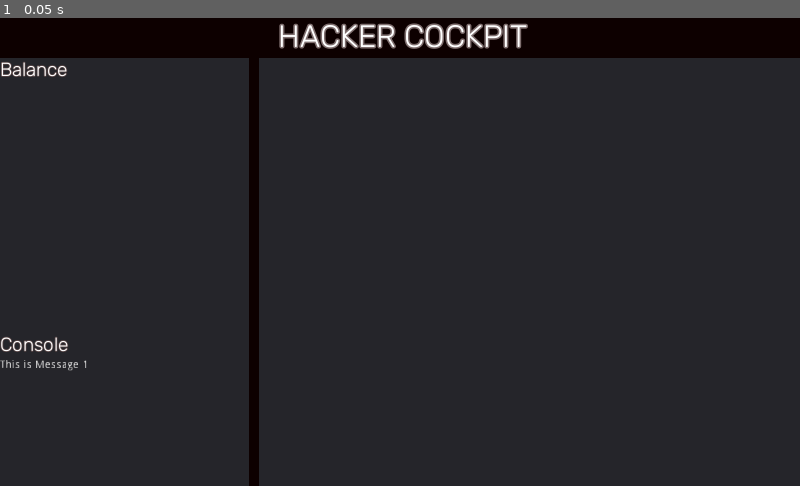
Above: before the commit, frame 1.
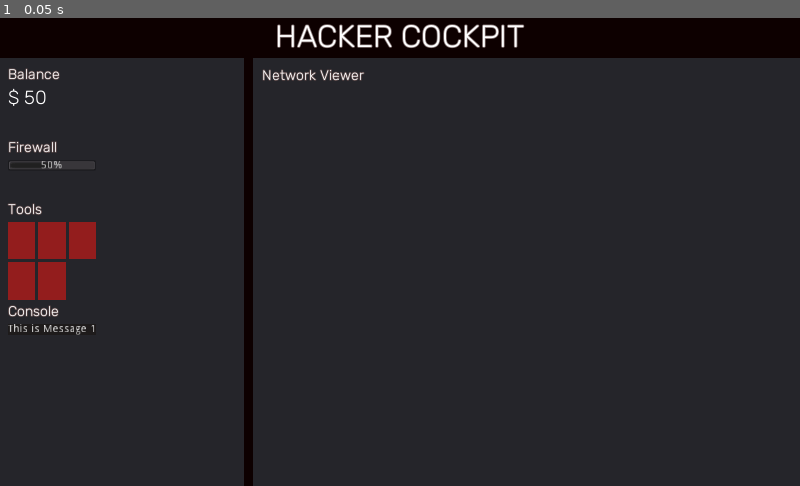
Above: after the commit, the same moment.

Repository: hakro/CLIStinkWood
Game: Godot game, scene res://Main.tscn
The game is run twice, just before and just after one commit, with the same random seed, the same clock (stepped at 60 frames per second) and the same inputs.
Inputs:
- Up to frame 1 (0.05 s): no input

The runs differ from the first frame. In frame 1, 4.7% of the frame differs, in the area x 0-66%, y 1-100%.

Commit message:
UI hellllll

Diff:
--- a/Main.tscn
+++ b/Main.tscn
@@ -1,37 +1,44 @@
-[gd_scene load_steps=5 format=2]
+[gd_scene load_steps=7 format=2]
 
 [ext_resource path="res://fonts/Rubik-VariableFont_wght.ttf" type="DynamicFontData" id=1]
-[ext_resource path="res://fonts/Rubik_25.tres" type="DynamicFontData" id=2]
+[ext_resource path="res://fonts/Rubik_18.tres" type="DynamicFontData" id=2]
 
 [sub_resource type="DynamicFont" id=1]
 size = 40
-outline_size = 2
+outline_size = 1
 outline_color = Color( 0.498039, 0.435294, 0.435294, 1 )
 font_data = ExtResource( 1 )
 
 [sub_resource type="DynamicFont" id=2]
-size = 25
+size = 18
 outline_size = 1
 outline_color = Color( 0.356863, 0.282353, 0.282353, 1 )
 font_data = ExtResource( 2 )
 
+[sub_resource type="DynamicFont" id=4]
+size = 25
+font_data = ExtResource( 1 )
+
+[sub_resource type="StyleBoxFlat" id=3]
+bg_color = Color( 0.117647, 0.105882, 0.105882, 1 )
+
 [node name="Main" type="Node2D"]
 
 [node name="MarginContainer" type="MarginContainer" parent="."]
 anchor_right = 1.0
 anchor_bottom = 1.0
-margin_right = 1031.0
-margin_bottom = 602.0
+margin_right = 1024.0
+margin_bottom = 600.0
 size_flags_horizontal = 3
 size_flags_vertical = 3
 
 [node name="VBoxContainer" type="VBoxContainer" parent="MarginContainer"]
-margin_right = 1031.0
-margin_bottom = 602.0
-size_flags_vertical = 3
-
-[node name="HackerCockpit" type="Label" parent="MarginContainer/VBoxContainer"]
-margin_right = 1031.0
+margin_right = 1024.0
+margin_bottom = 600.0
+size_flags_vertical = 3
+
+[node name="HackerCockpitLabel" type="Label" parent="MarginContainer/VBoxContainer"]
+margin_right = 1024.0
 margin_bottom = 48.0
 size_flags_vertical = 1
 custom_fonts/font = SubResource( 1 )
@@ -41,66 +48,177 @@
 
 [node name="HBoxContainer" type="HBoxContainer" parent="MarginContainer/VBoxContainer"]
 margin_top = 52.0
-margin_right = 1031.0
-margin_bottom = 602.0
+margin_right = 1024.0
+margin_bottom = 600.0
 size_flags_horizontal = 3
 size_flags_vertical = 3
 
 [node name="HSplitContainer" type="HSplitContainer" parent="MarginContainer/VBoxContainer/HBoxContainer"]
-margin_right = 1031.0
-margin_bottom = 550.0
+margin_right = 1024.0
+margin_bottom = 548.0
 size_flags_horizontal = 3
 split_offset = 300
 
 [node name="LeftSplit" type="Panel" parent="MarginContainer/VBoxContainer/HBoxContainer/HSplitContainer"]
-margin_right = 319.0
-margin_bottom = 550.0
+margin_right = 312.0
+margin_bottom = 548.0
 rect_min_size = Vector2( 200, 0 )
-
-[node name="VBoxContainer" type="VBoxContainer" parent="MarginContainer/VBoxContainer/HBoxContainer/HSplitContainer/LeftSplit"]
-margin_right = 40.0
+size_flags_horizontal = 3
+
+[node name="MarginContainer" type="MarginContainer" parent="MarginContainer/VBoxContainer/HBoxContainer/HSplitContainer/LeftSplit"]
+anchor_right = 1.0
+anchor_bottom = 1.0
+margin_left = 10.0
+margin_top = 10.0
+margin_right = -189.0
+margin_bottom = -135.0
+size_flags_horizontal = 3
+
+[node name="VBoxContainer" type="VBoxContainer" parent="MarginContainer/VBoxContainer/HBoxContainer/HSplitContainer/LeftSplit/MarginContainer"]
+margin_right = 113.0
+margin_bottom = 403.0
+size_flags_horizontal = 3
+size_flags_vertical = 3
+
+[node name="Stats" type="VBoxContainer" parent="MarginContainer/VBoxContainer/HBoxContainer/HSplitContainer/LeftSplit/MarginContainer/VBoxContainer"]
+margin_right = 113.0
+margin_bottom = 300.0
+rect_min_size = Vector2( 0, 300 )
+size_flags_horizontal = 3
+size_flags_vertical = 3
+
+[node name="BalanceLabel" type="Label" parent="MarginContainer/VBoxContainer/HBoxContainer/HSplitContainer/LeftSplit/MarginContainer/VBoxContainer/Stats"]
+margin_right = 113.0
+margin_bottom = 22.0
+custom_fonts/font = SubResource( 2 )
+text = "Balance"
+
+[node name="BalanceValue" type="Label" parent="MarginContainer/VBoxContainer/HBoxContainer/HSplitContainer/LeftSplit/MarginContainer/VBoxContainer/Stats"]
+margin_top = 26.0
+margin_right = 113.0
+margin_bottom = 57.0
+custom_fonts/font = SubResource( 4 )
+text = "$ 50"
+
+[node name="Spacer30" type="Control" parent="MarginContainer/VBoxContainer/HBoxContainer/HSplitContainer/LeftSplit/MarginContainer/VBoxContainer/Stats"]
+margin_top = 61.0
+margin_right = 113.0
+margin_bottom = 91.0
+rect_min_size = Vector2( 0, 30 )
+
+[node name="FirewallLabel" type="Label" parent="MarginContainer/VBoxContainer/HBoxContainer/HSplitContainer/LeftSplit/MarginContainer/VBoxContainer/Stats"]
+margin_top = 95.0
+margin_right = 113.0
+margin_bottom = 117.0
+custom_fonts/font = SubResource( 2 )
+text = "Firewall"
+
+[node name="FirewallBar" type="ProgressBar" parent="MarginContainer/VBoxContainer/HBoxContainer/HSplitContainer/LeftSplit/MarginContainer/VBoxContainer/Stats"]
+margin_top = 121.0
+margin_right = 113.0
+margin_bottom = 135.0
+value = 50.0
+
+[node name="Spacer31" type="Control" parent="MarginContainer/VBoxContainer/HBoxContainer/HSplitContainer/LeftSplit/MarginContainer/VBoxContainer/Stats"]
+margin_top = 139.0
+margin_right = 113.0
+margin_bottom = 169.0
+rect_min_size = Vector2( 0, 30 )
+
+[node name="ToolsLabel" type="Label" parent="MarginContainer/VBoxContainer/HBoxContainer/HSplitContainer/LeftSplit/MarginContainer/VBoxContainer/Stats"]
+margin_top = 173.0
+margin_right = 113.0
+margin_bottom = 195.0
+custom_fonts/font = SubResource( 2 )
+text = "Tools"
+
+[node name="GridTools" type="GridContainer" parent="MarginContainer/VBoxContainer/HBoxContainer/HSplitContainer/LeftSplit/MarginContainer/VBoxContainer/Stats"]
+margin_top = 199.0
+margin_right = 113.0
+margin_bottom = 300.0
+size_flags_vertical = 3
+columns = 3
+
+[node name="ColorRect" type="ColorRect" parent="MarginContainer/VBoxContainer/HBoxContainer/HSplitContainer/LeftSplit/MarginContainer/VBoxContainer/Stats/GridTools"]
+margin_right = 35.0
+margin_bottom = 48.0
+size_flags_horizontal = 3
+size_flags_vertical = 3
+color = Color( 0.576471, 0.113725, 0.113725, 1 )
+
+[node name="ColorRect2" type="ColorRect" parent="MarginContainer/VBoxContainer/HBoxContainer/HSplitContainer/LeftSplit/MarginContainer/VBoxContainer/Stats/GridTools"]
+margin_left = 39.0
+margin_right = 74.0
+margin_bottom = 48.0
+size_flags_horizontal = 3
+size_flags_vertical = 3
+color = Color( 0.576471, 0.113725, 0.113725, 1 )
+
+[node name="ColorRect3" type="ColorRect" parent="MarginContainer/VBoxContainer/HBoxContainer/HSplitContainer/LeftSplit/MarginContainer/VBoxContainer/Stats/GridTools"]
+margin_left = 78.0
+margin_right = 113.0
+margin_bottom = 48.0
+size_flags_horizontal = 3
+size_flags_vertical = 3
+color = Color( 0.576471, 0.113725, 0.113725, 1 )
+
+[node name="ColorRect4" type="ColorRect" parent="MarginContainer/VBoxContainer/HBoxContainer/HSplitContainer/LeftSplit/MarginContainer/VBoxContainer/Stats/GridTools"]
+margin_top = 52.0
+margin_right = 35.0
+margin_bottom = 100.0
+color = Color( 0.576471, 0.113725, 0.113725, 1 )
+
+[node name="ColorRect5" type="ColorRect" parent="MarginContainer/VBoxContainer/HBoxContainer/HSplitContainer/LeftSplit/MarginContainer/VBoxContainer/Stats/GridTools"]
+margin_left = 39.0
+margin_top = 52.0
+margin_right = 74.0
+margin_bottom = 100.0
+size_flags_horizontal = 3
+size_flags_vertical = 3
+color = Color( 0.576471, 0.113725, 0.113725, 1 )
+
+[node name="Console" type="VBoxContainer" parent="MarginContainer/VBoxContainer/HBoxContainer/HSplitContainer/LeftSplit/MarginContainer/VBoxContainer"]
+margin_top = 304.0
+margin_right = 113.0
+margin_bottom = 403.0
+size_flags_horizontal = 3
+size_flags_vertical = 3
+
+[node name="ConsoleLabel" type="Label" parent="MarginContainer/VBoxContainer/HBoxContainer/HSplitContainer/LeftSplit/MarginContainer/VBoxContainer/Console"]
+margin_right = 113.0
+margin_bottom = 22.0
+custom_fonts/font = SubResource( 2 )
+text = "Console"
+
+[node name="ConsoleMessage" type="Label" parent="MarginContainer/VBoxContainer/HBoxContainer/HSplitContainer/LeftSplit/MarginContainer/VBoxContainer/Console"]
+margin_top = 26.0
+margin_right = 113.0
 margin_bottom = 40.0
 size_flags_horizontal = 3
-size_flags_vertical = 3
-
-[node name="YourStats" type="Panel" parent="MarginContainer/VBoxContainer/HBoxContainer/HSplitContainer/LeftSplit/VBoxContainer"]
-margin_right = 113.0
-margin_bottom = 350.0
-rect_min_size = Vector2( 0, 350 )
-size_flags_horizontal = 3
-size_flags_vertical = 3
-
-[node name="ConsoleLabel" type="Label" parent="MarginContainer/VBoxContainer/HBoxContainer/HSplitContainer/LeftSplit/VBoxContainer/YourStats"]
-margin_right = 113.0
-margin_bottom = 31.0
-custom_fonts/font = SubResource( 2 )
-text = "Balance"
-
-[node name="Console" type="VBoxContainer" parent="MarginContainer/VBoxContainer/HBoxContainer/HSplitContainer/LeftSplit/VBoxContainer"]
-margin_top = 354.0
-margin_right = 113.0
-margin_bottom = 403.0
-size_flags_horizontal = 3
-size_flags_vertical = 3
-
-[node name="ConsoleLabel" type="Label" parent="MarginContainer/VBoxContainer/HBoxContainer/HSplitContainer/LeftSplit/VBoxContainer/Console"]
-margin_right = 113.0
-margin_bottom = 31.0
-custom_fonts/font = SubResource( 2 )
-text = "Console"
-
-[node name="ConsoleMessage" type="Label" parent="MarginContainer/VBoxContainer/HBoxContainer/HSplitContainer/LeftSplit/VBoxContainer/Console"]
-margin_top = 35.0
-margin_right = 113.0
-margin_bottom = 49.0
-size_flags_horizontal = 15
-size_flags_vertical = 15
+size_flags_vertical = 1
+custom_styles/normal = SubResource( 3 )
 text = "This is Message 1"
 
 [node name="RightSplit" type="Panel" parent="MarginContainer/VBoxContainer/HBoxContainer/HSplitContainer"]
-margin_left = 331.0
-margin_right = 1031.0
-margin_bottom = 550.0
+margin_left = 324.0
+margin_right = 1024.0
+margin_bottom = 548.0
 rect_min_size = Vector2( 700, 0 )
 size_flags_horizontal = 3
 size_flags_vertical = 3
+
+[node name="NetworkViewerLabel" type="Label" parent="MarginContainer/VBoxContainer/HBoxContainer/HSplitContainer/RightSplit"]
+margin_left = 12.0
+margin_top = 10.0
+margin_right = 192.0
+margin_bottom = 41.0
+custom_fonts/font = SubResource( 2 )
+text = "Network Viewer"
+
+[node name="CenterContainer" type="CenterContainer" parent="MarginContainer/VBoxContainer/HBoxContainer/HSplitContainer/RightSplit"]
+anchor_right = 1.0
+anchor_bottom = 1.0
+margin_left = -140.0
+margin_top = -4.0
+margin_right = -140.0
+margin_bottom = -4.0
Renamed: fonts/Rubik_25.tres -> fonts/Rubik_18.tres
Binary file added: network_node.png
Not shown, changed: .gitignore
